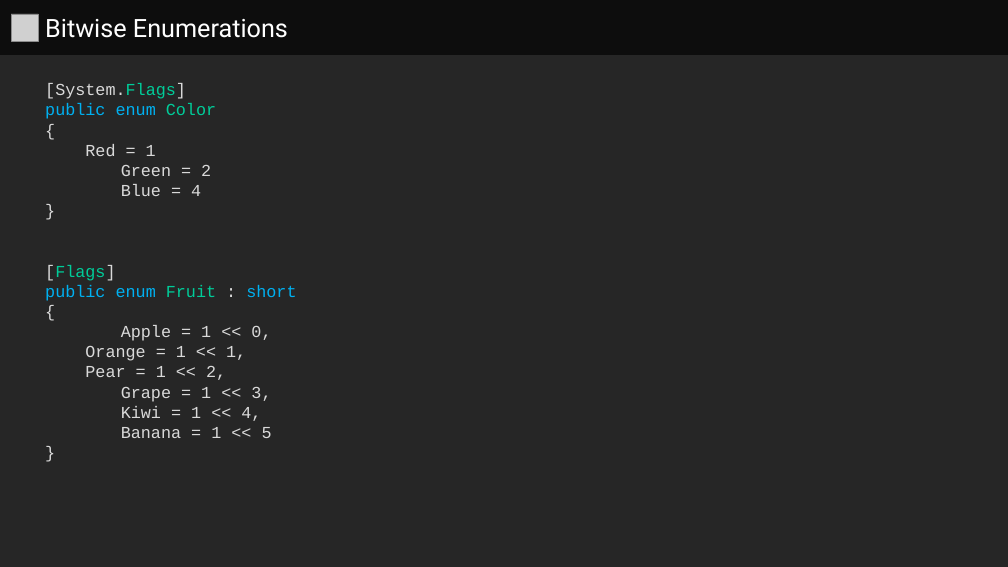
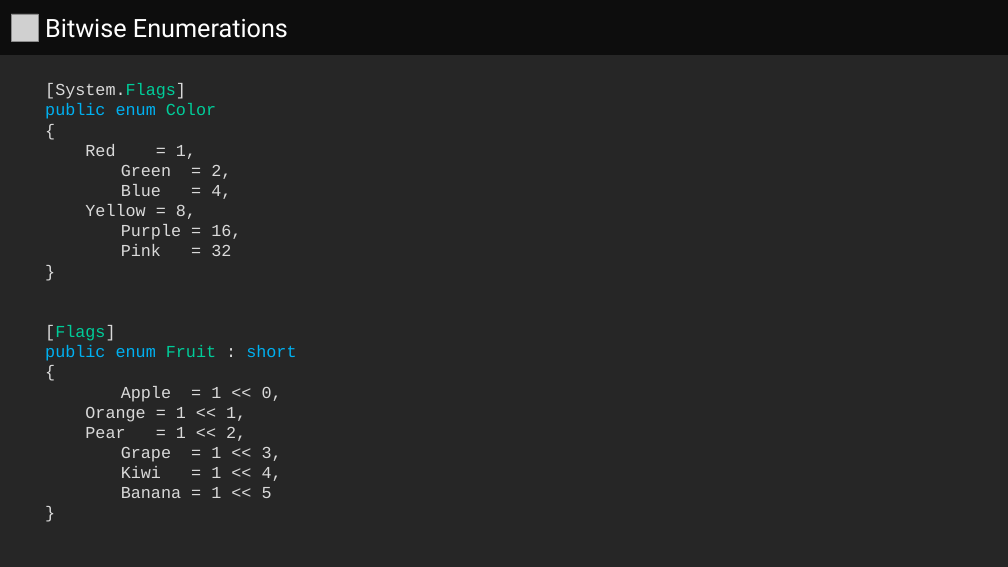
Before and after one commit to series0ne/DotNetFundamentalsWithCSharp, a slide deck: slide 11 of Lesson 4/Lesson 4.pptx. Drawn at 1008x567 pixels with LibreOffice and Linux fonts; fonts in the diff are those of the drawing; grey boxes stand for pictures. Boxes give left, top, right and bottom in pixels: in the first picture for what was removed or moved away, otherwise in the second. Text is boxed around its words. In the diff, an @@ line names an element or a change of style, - is before the commit and + after.

Commit message:
Updated Lesson 4

```diff
--- a/Lesson 4/Lesson 4.pptx
+++ b/Lesson 4/Lesson 4.pptx
@@ text in rectangle at (85,144,241,256): text changed @@
-  Red = 1
-  Green = 2
-  Blue = 4
+  Red = 1,
+  Green = 2,
+  Blue = 4,
+  Yellow = 8,
+  Purple = 16,
+  Pink = 32
```
